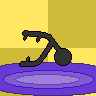
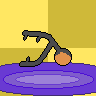
Layer changes from the first 96 × 96 image to the second:
added group "Shiny" with 2 layers above "Group" over [left=20, top=31, right=71, bottom=66]
added layer "Horn" in group "Shiny" over [left=20, top=31, right=71, bottom=66]
added layer "Head" in group "Shiny" over [left=20, top=31, right=71, bottom=66]
painted on "Eye" over [left=20, top=31, right=71, bottom=66]
